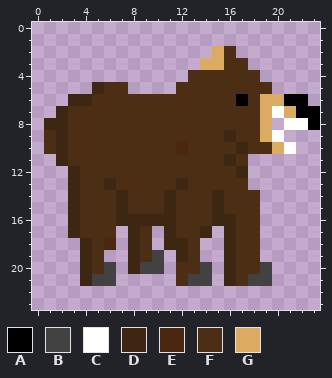
One commit to this pixel-art sprite: res/images/creature/bear/attack1.png. The first picture shows the starting point.
The file is 24x24 pixels. Colours within 5 levels of each other are drawn and written as one.
Palette (. is transparent): A #000000  B #424242  C #ffffff  D #3e2712  E #4a270e  F #4b2e13  G #daab60
Pixels before, first column x 1:
 2 ..............GF.......
 3 .............GGFF......
 4 ............FFFFFF.....
 5 ....DFF....FFFFFFFF....
 6 ..DDFFFFFFFFFFFFAFGGAA.
 7 .DFFFFFFFFFFFFFFFFGCGAA
 8 DDFFFFFFFFFFFFFFFFG.CCA
 9 FDFFFFFFFFFFFFFDFFGC...
10 FDFFFFFFFFFEFFFFDFFGC..
11 .DFFFFFFFFFFFFFDF......
12 ..DFFFFFFFFFFFFFD......
13 ..DFFDFFFFFDFFFFF......
14 ..DFFFDFFFDFFFDFFF.....
15 ..DFFFDFFFDFFFDFFF.....
16 ..DFFFDDDDDFFFDDFF.....
17 ..DFFF.DF.DFFD.DFF.....
18 ...DFE.DF.DDF..DFF.....
19 ...DF..DFB.DF..DFF.....
20 ...DFB.DBB.FFB.DFFB....
21 ...DBB.....FBB.DFBB....
New version:
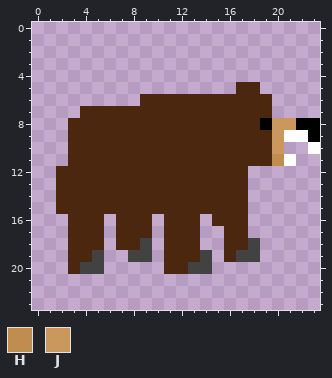
Colours new in this view: H #c08d51  J #ca975c
What changed:
{"y":2,"x":15,"old":"GF","new":".."}
{"y":3,"x":14,"old":"GGFF","new":"...."}
{"y":4,"x":13,"old":"FFFFFF","new":"......"}
{"y":5,"x":5,"old":"DFF","new":"..."}
{"y":5,"x":12,"old":"FFFFFFFF","new":".....EE."}
{"y":6,"x":3,"old":"DDFFFFFFFFFFFFAFGGAA","new":"......EEEEEEEEEEE..."}
{"y":7,"x":2,"old":"DFFFFFFFFFFFFFFFFGCGAA","new":"..EEEEEEEEEEEEEEEE...."}
{"y":8,"x":1,"old":"DDFFFFFFFFFFFFFFFFG.CC","new":"..EEEEEEEEEEEEEEEEAJJA"}
{"y":9,"x":1,"old":"FDFFFFFFFFFFFFFDFFGC...","new":"..EEEEEEEEEEEEEEEEEJCCA"}
{"y":10,"x":1,"old":"FDFFFFFFFFF","new":"..EEEEEEEEE"}
{"y":10,"x":13,"old":"FFFFDFFGC","new":"EEEEEEEJ."}
{"y":10,"x":23,"old":".","new":"C"}
{"y":11,"x":2,"old":"DFFFFFFFFFFFFFDF....","new":".EEEEEEEEEEEEEEEEEHC"}
{"y":12,"x":2,"old":".DFFFFFFFFFFFFFD","new":"EEEEEEEEEEEEEEEE"}
{"y":13,"x":2,"old":".DFFDFFFFFDFFFFF","new":"EEEEEEEEEEEEEEEE"}
{"y":14,"x":2,"old":".DFFFDFFFDFFFDFFF","new":"EEEEEEEEEEEEEEEE."}
{"y":15,"x":2,"old":".DFFFDFFFDFFFDFFF","new":"EEEEEEEEEEEEEEEE."}
{"y":16,"x":3,"old":"DFFFDDDDDFFFDDFF","new":"EEE.EEE.EEE.EEE."}
{"y":17,"x":3,"old":"DFFF.DF","new":"EEE.EEE"}
{"y":17,"x":11,"old":"DFFD","new":"EEE."}
{"y":17,"x":16,"old":"DFF","new":"EE."}
{"y":18,"x":3,"old":".DFE.DF","new":"EEE.EEB"}
{"y":18,"x":11,"old":"DDF","new":"EEE"}
{"y":18,"x":16,"old":"DFF","new":"EEB"}
{"y":19,"x":3,"old":".DF","new":"EEB"}
{"y":19,"x":8,"old":"DFB.DF.","new":"BB.EEEB"}
{"y":19,"x":16,"old":"DFF","new":"EBB"}
{"y":20,"x":3,"old":".DFB","new":"EBB."}
{"y":20,"x":8,"old":"DBB.FF","new":"...EEB"}
{"y":20,"x":16,"old":"DFFB","new":"...."}
{"y":21,"x":4,"old":"DBB","new":"..."}
{"y":21,"x":12,"old":"FBB","new":"..."}
{"y":21,"x":16,"old":"DFBB","new":"...."}
